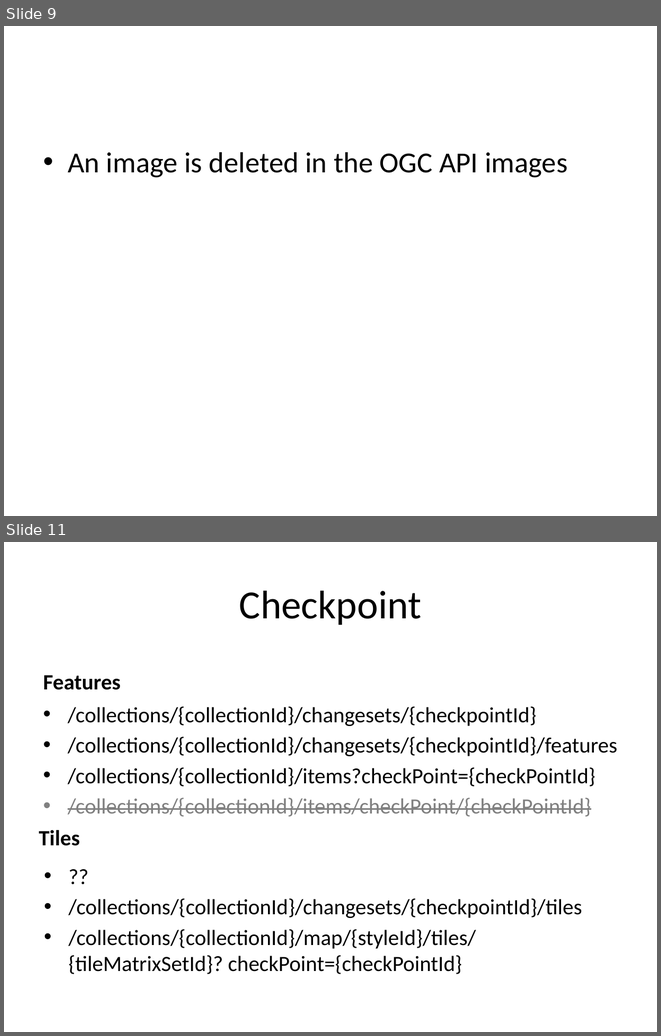
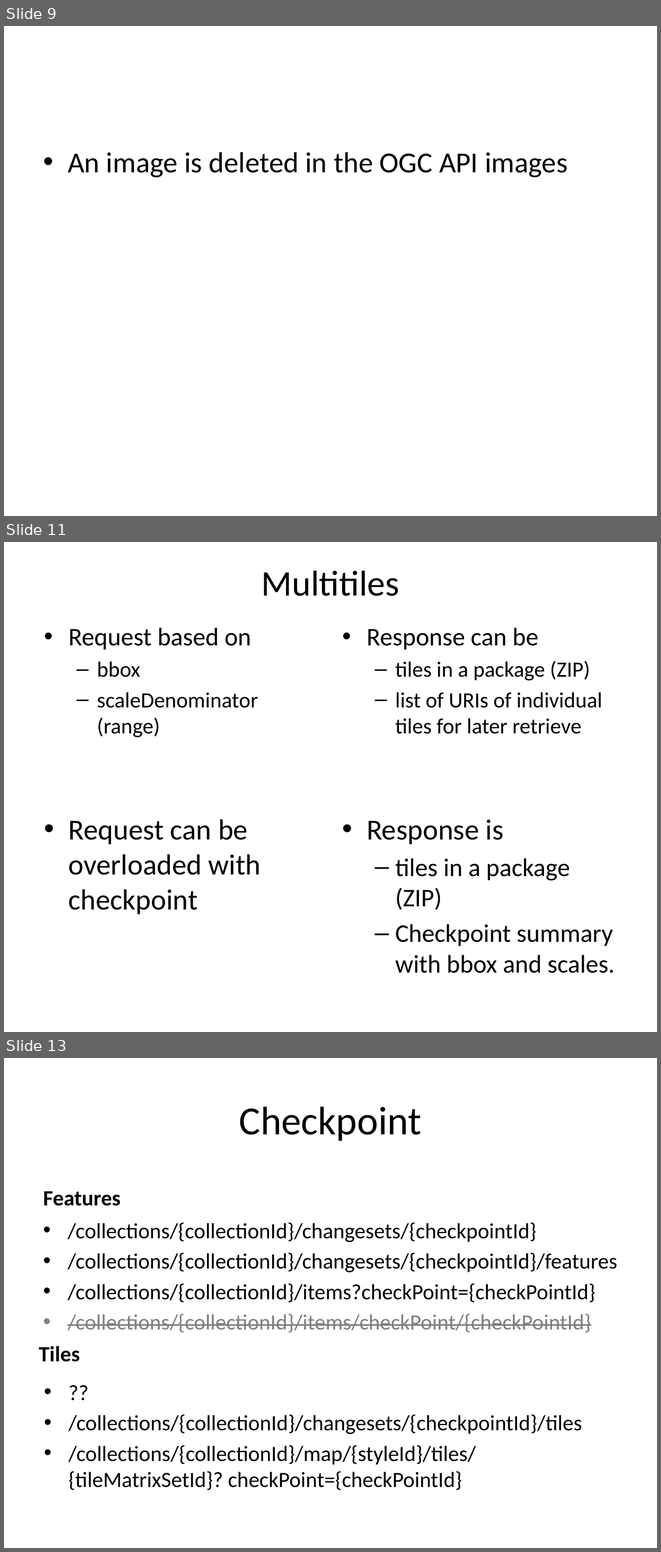
Before and after one commit to opengeospatial/ogcapi-maps, a slide deck: standard/images/diagrams.pptx. Shown one above the other, each under a label of ours: slides 9 and 11 before the commit, slides 9, 11 and 13 after it; the slides between them are not shown. The pictures are 661x1036 and 661x1552 pixels, drawn with LibreOffice and Linux fonts; fonts in the diff are those of the drawing. Boxes give left, top, right and bottom in pixels: in the first picture for what was removed or moved away, otherwise in the second. Text is boxed around its words. In the diff, an @@ line names an element or a change of style, - is before the commit and + after.

```diff
--- a/standard/images/diagrams.pptx
+++ b/standard/images/diagrams.pptx
@@ slide 11 added at box(4, 542, 657, 1032), background #FFFFFF @@
@@ title added at box(262, 571, 399, 596), 39.6 pt, text #000000 @@
+Multitiles
@@ text added at box(69, 627, 258, 737), 24 pt, text #000000 @@
+• Request based on
+  – bbox
+  – scaleDenominator (range)
@@ text added at box(367, 627, 602, 734), 24 pt, text #000000 @@
+• Response can be
+  – tiles in a package (ZIP)
+  – list of URIs of individual tiles for later retrieve
@@ text added at box(69, 819, 261, 914), 32 pt, text #000000 @@
+• Request can be overloaded with checkpoint
@@ text added at box(367, 819, 615, 973), 28 pt, text #000000 @@
+• Response is
+  – tiles in a package (ZIP)
+  – Checkpoint summary with bbox and scales.
@@ what was slide 11 is now slide 13 @@
```
Also in this commit, not shown: 2 other slides added, 1 slide removed, 31 other files.
